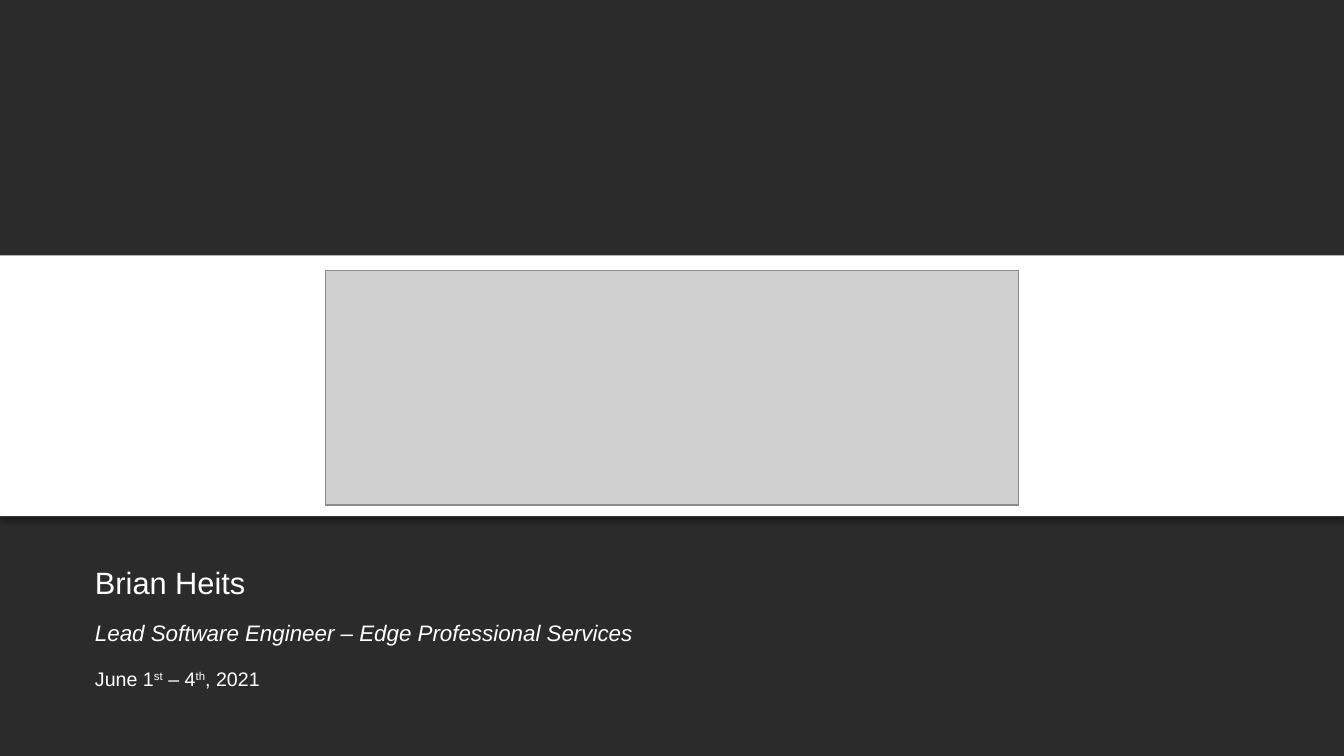
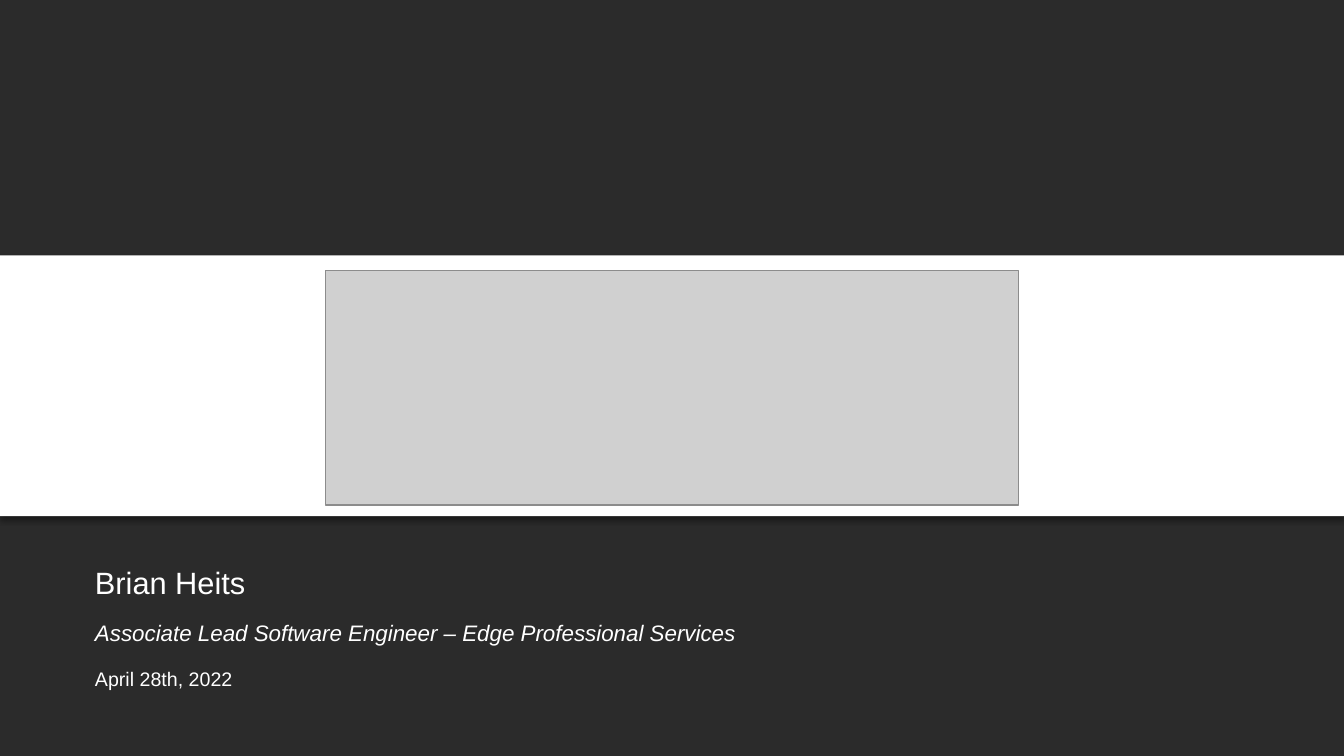
Before and after one commit to BH018364/SMART-on-FHIR-Training, a slide deck: slide 1 of SMART on FHIR Primer.pptx. Drawn at 1344x756 pixels with LibreOffice and Linux fonts; fonts in the diff are those of the drawing; grey boxes stand for pictures; background and template pictures are left out; a plain dark background stands for a picture behind light text. Boxes give left, top, right and bottom in pixels: in the first picture for what was removed or moved away, otherwise in the second. Text is boxed around its words. In the diff, an @@ line names an element or a change of style, - is before the commit and + after.

Commit message:
April 2022 - CHOC_CA Training

```diff
--- a/SMART on FHIR Primer.pptx
+++ b/SMART on FHIR Primer.pptx
@@ text at box(95, 624, 736, 646): text changed @@
-Lead Software Engineer – Edge Professional Services
+Associate Lead Software Engineer – Edge Professional Services
@@ text at box(95, 671, 233, 690): text changed @@
-June 1st – 4th, 2021
+April 28th, 2022
```
Also in this commit, not shown: 3 other files.
